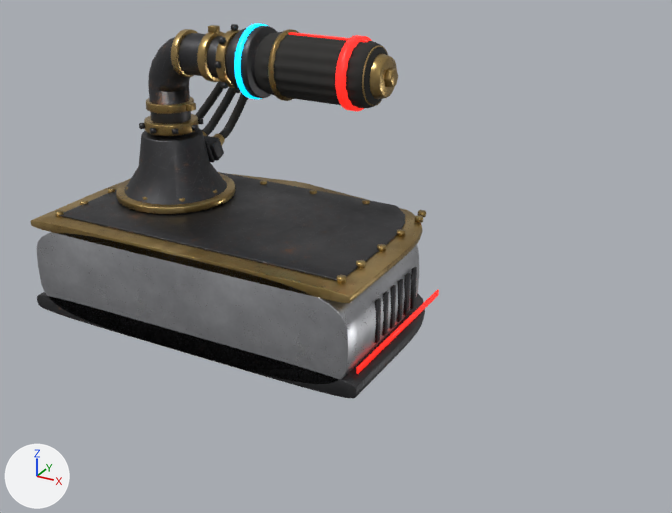
Renders of the glTF model iron-fist/public/models/handle_controller.glb from each side of a commit.
Both versions are drawn from a camera (50 mm lens) standing at (1.0, -1.232, 0.74) and looking at (0.353, -0.055, 0.151). Lighting does not change. The marker at lower left points along +X, +Y and +Z. The picture after the commit comes second. Where no turn or scale is listed for an object, it has been applied to the vertices.

Before the edit, the objects in view are built like this:
```python
ob_deck_r_body = bpy.data.objects.new('Deck_R_Body', me_deck_r_body)
ob_deck_r_body.location = (0.3, 0.0, 0.0)
ob_deck_r_bolts = bpy.data.objects.new('Deck_R_Bolts', me_deck_r_bolts)
ob_deck_r_bolts.location = (0.3, 0.0, 0.0)
ob_deck_r_redline = bpy.data.objects.new('Deck_R_RedLine', me_deck_r_redline)
ob_deck_r_redline.location = (0.3, 0.0, 0.0)
ob_deck_r_skirt = bpy.data.objects.new('Deck_R_Skirt', me_deck_r_skirt)
ob_deck_r_skirt.parent = ob_deck_r_root
ob_deck_r_skirt.location = (0.0, 0.0, 0.0)
ob_deck_r_topplate = bpy.data.objects.new('Deck_R_TopPlate', me_deck_r_topplate)
ob_deck_r_topplate.location = (0.3, 0.0, 0.0)
ob_deck_r_trim = bpy.data.objects.new('Deck_R_Trim', me_deck_r_trim)
ob_deck_r_trim.location = (0.3, 0.0, 0.0)
ob_handle_r_elbow = bpy.data.objects.new('Handle_R_Elbow', me_handle_r_elbow)
ob_handle_r_elbow.location = (0.0, 0.0, 0.17)
ob_handle_r_flangebolts = bpy.data.objects.new('Handle_R_FlangeBolts', me_handle_r_flangebolts)
ob_handle_r_flangebolts.location = (0.0, 0.0, 0.17)
ob_handle_r_root = bpy.data.objects.new('Handle_R_Root', None)
ob_handle_r_root.location = (0.0, 0.0, 0.17)
# also in view: 'Handle_R_Base' at (0.0, 0.0, 0.23); 'Handle_R_RedBand' at (0.359, 0.0, 0.43); 'Handle_R_Clamps' at (0.034, 0.0, 0.406); 'Handle_R_BasePlate' at (0.0, 0.0, 0.188); 'Handle_R_PipeRings' at (0.051, 0.0, 0.386)
```
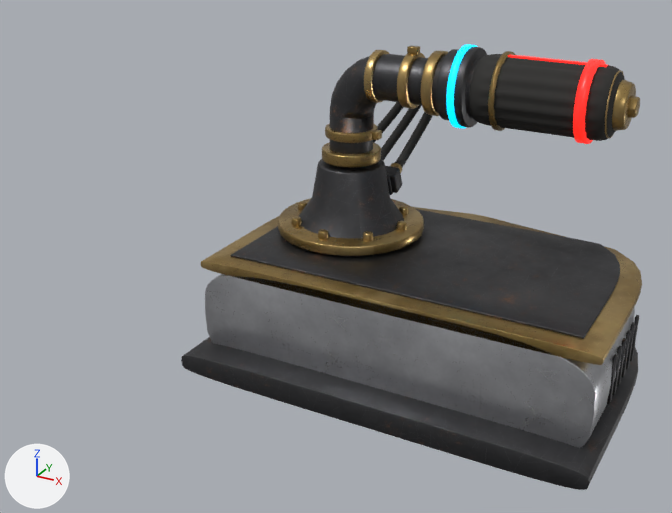
ob_handle_r_root is not drawn itself; it is the parent of ob_deck_r_root, ob_handle_r_baseplate, ob_handle_r_twist.

What changed in the scene script:
```text
Change ob_handle_r_root:
    ob_handle_r_root.location: (0.0, 0.0, 0.17) -> (0.35, 0.0, 0.17)
Change ob_deck_r_body:
    ob_deck_r_body.location: (0.3, 0.0, 0.0) -> (0.65, 0.0, 0.0)
Remove ob_deck_r_bolts:
    ob_deck_r_bolts = bpy.data.objects.new('Deck_R_Bolts', me_deck_r_bolts)
    ob_deck_r_bolts.location = (0.3, 0.0, 0.0)
Remove ob_deck_r_redline:
    ob_deck_r_redline = bpy.data.objects.new('Deck_R_RedLine', me_deck_r_redline)
    ob_deck_r_redline.location = (0.3, 0.0, 0.0)
Change ob_deck_r_skirt:
    ob_deck_r_skirt.scale: (1.0, 1.0, 1.0) -> (1.0, 1.24, 1.0)
Change ob_deck_r_topplate:
    ob_deck_r_topplate.location: (0.3, 0.0, 0.0) -> (0.65, 0.0, 0.0)
Change ob_deck_r_trim:
    ob_deck_r_trim.location: (0.3, 0.0, 0.0) -> (0.65, 0.0, 0.0)
Change ob_deck_r_vents:
    ob_deck_r_vents.location: (0.3, 0.0, 0.0) -> (0.65, 0.0, 0.0)
Change ob_handle_r_base:
    ob_handle_r_base.location: (0.0, 0.0, 0.17) -> (0.35, 0.0, 0.17)
Change ob_handle_r_baseplate:
    ob_handle_r_baseplate.scale: (1.0, 1.0, 1.0) -> (1.12, 1.12, 1.32)
Change ob_handle_r_cables:
    ob_handle_r_cables.location: (0.0, 0.0, 0.17) -> (0.35, 0.0, 0.17)
Change ob_handle_r_clamps:
    ob_handle_r_clamps.location: (0.0, 0.0, 0.17) -> (0.35, 0.0, 0.17)
Change ob_handle_r_collar:
    ob_handle_r_collar.location: (0.0, 0.0, 0.17) -> (0.35, 0.0, 0.17)
Change ob_handle_r_collarbolts:
    ob_handle_r_collarbolts.location: (0.0, 0.0, 0.17) -> (0.35, 0.0, 0.17)
Change ob_handle_r_cyanring:
    ob_handle_r_cyanring.location: (0.0, 0.0, 0.17) -> (0.35, 0.0, 0.17)
Change ob_handle_r_elbow:
    ob_handle_r_elbow.location: (0.0, 0.0, 0.17) -> (0.35, 0.0, 0.17)
Remove ob_handle_r_flangebolts:
    ob_handle_r_flangebolts = bpy.data.objects.new('Handle_R_FlangeBolts', me_handle_r_flangebolts)
    ob_handle_r_flangebolts.location = (0.0, 0.0, 0.17)
Change ob_handle_r_piperings:
    ob_handle_r_piperings.location: (0.0, 0.0, 0.17) -> (0.35, 0.0, 0.17)
Change ob_handle_r_plugs:
    ob_handle_r_plugs.location: (0.0, 0.0, 0.17) -> (0.35, 0.0, 0.17)
Change ob_handle_r_socketlower:
    ob_handle_r_socketlower.location: (0.002, 0.053, 0.251) -> (0.352, 0.053, 0.251)
Change ob_handle_r_endcap:
    ob_handle_r_endcap.location: (0.405, 0.0, 0.43) -> (0.755, 0.0, 0.43)
Change ob_handle_r_grip:
    ob_handle_r_grip.location: (0.0, 0.0, 0.17) -> (0.35, 0.0, 0.17)
Change ob_handle_r_gripmarker:
    ob_handle_r_gripmarker.location: (0.0, 0.0, 0.17) -> (0.35, 0.0, 0.17)
Change ob_handle_r_griprings:
    ob_handle_r_griprings.location: (0.0, 0.0, 0.17) -> (0.35, 0.0, 0.17)
Change ob_handle_r_redband:
    ob_handle_r_redband.location: (0.0, 0.0, 0.17) -> (0.35, 0.0, 0.17)
```

Pixel boxes [x1, y1, x2, y2] of what changed, in the pictures (672 x 513 px):
'Deck_R_Body', moved
    before: [36, 232, 419, 384]
    after: [205, 274, 635, 448]
'Deck_R_TopPlate', moved
    before: [60, 172, 405, 281]
    after: [230, 209, 620, 339]
'Deck_R_Skirt', moved, rescaled (18% wider, 44% taller)
    before: [37, 292, 425, 398]
    after: [181, 337, 638, 490]
'Deck_R_Trim', moved
    before: [31, 173, 423, 303]
    after: [201, 207, 642, 365]
'Handle_R_Grip', moved
    before: [254, 32, 387, 108]
    after: [469, 54, 625, 141]
'Handle_R_Base', moved
    before: [124, 128, 227, 205]
    after: [299, 159, 404, 238]
'Handle_R_Elbow', moved
    before: [148, 33, 222, 138]
    after: [330, 54, 428, 169]
'Handle_R_BasePlate', moved, rescaled (23% wider, 40% taller)
    before: [116, 173, 235, 214]
    after: [278, 198, 424, 256]
'Handle_R_Collar', moved
    before: [225, 26, 277, 98]
    after: [432, 47, 487, 128]
'Handle_R_Clamps', moved
    before: [146, 25, 225, 114]
    after: [325, 46, 425, 143]
'Handle_R_PipeRings', moved
    before: [144, 30, 240, 136]
    after: [322, 51, 448, 167]
'Handle_R_Cables', moved
    before: [196, 81, 248, 139]
    after: [373, 102, 433, 168]
'Deck_R_Vents', moved
    before: [375, 267, 417, 343]
    after: [607, 315, 639, 404]
'Handle_R_EndCap', moved
    before: [369, 53, 398, 99]
    after: [612, 80, 640, 131]
'Handle_R_RedBand', moved
    before: [335, 35, 372, 111]
    after: [573, 59, 605, 144]
'Handle_R_GripRings', moved
    before: [268, 29, 388, 106]
    after: [488, 51, 624, 139]
'Handle_R_CyanRing', moved
    before: [234, 23, 268, 99]
    after: [446, 44, 478, 128]
'Handle_R_SocketLower', moved
    before: [204, 136, 224, 162]
    after: [385, 166, 402, 195]
'Deck_R_RedLine', deleted
    before: [356, 290, 439, 374]
'Deck_R_Bolts', deleted
    before: [55, 172, 426, 283]
'Handle_R_GripMarker', moved
    before: [289, 32, 368, 42]
    after: [508, 55, 608, 67]
'Handle_R_FlangeBolts', deleted
    before: [139, 24, 241, 134]
'Handle_R_Plugs', moved (mostly hidden)
    before: [202, 131, 225, 145]
    after: [390, 163, 402, 173]
